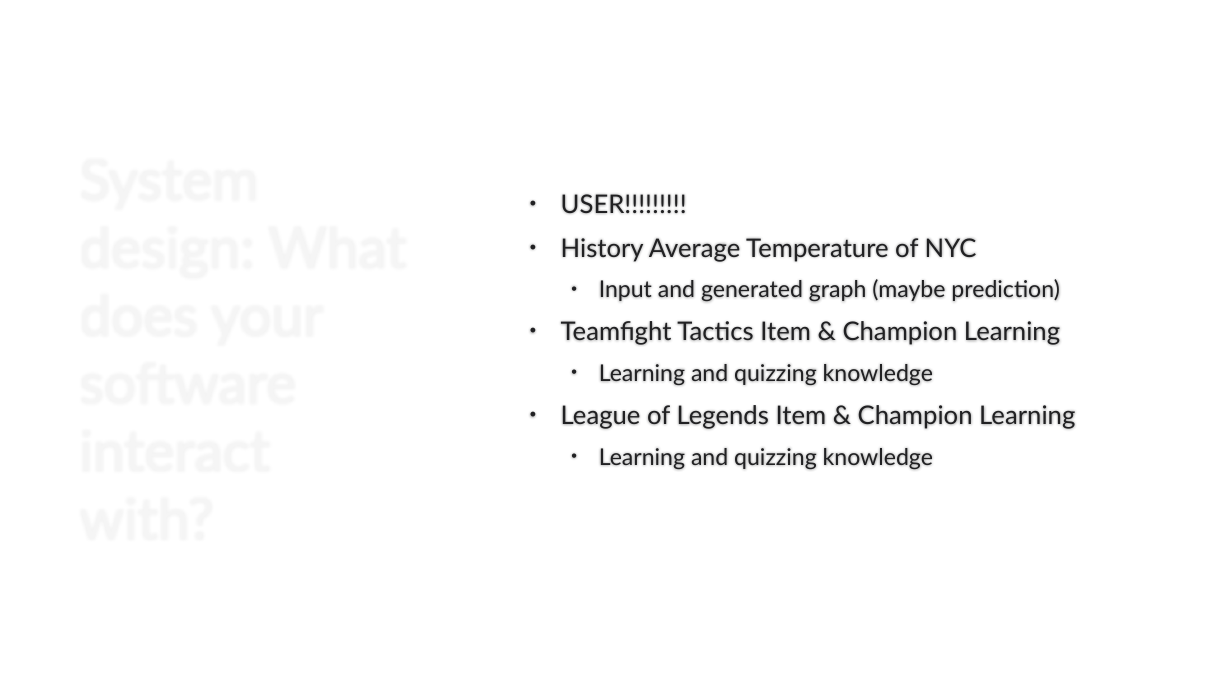
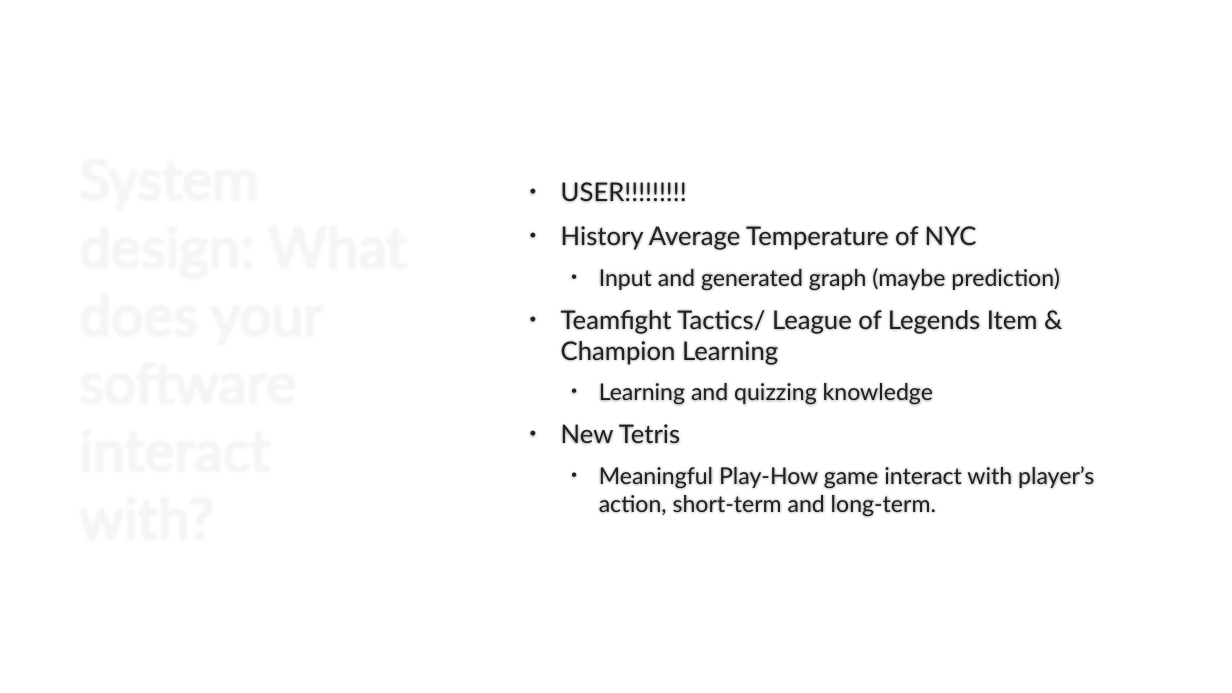
Before and after one commit to doveliyuchen/Final-Project, a slide deck: slide 6 of idea.pptx (slide 8 before the commit). Drawn at 1232x693 pixels with LibreOffice and Linux fonts; fonts in the diff are those of the drawing; background and template pictures are left out. Boxes give left, top, right and bottom in pixels: in the first picture for what was removed or moved away, otherwise in the second. Text is boxed around its words. In the diff, an @@ line names an element or a change of style, - is before the commit and + after.

```diff
--- a/idea.pptx
+++ b/idea.pptx
@@ text at box(561, 310, 1038, 365): text changed @@
-• Teamfight Tactics Item & Champion Learning
+• Teamfight Tactics/ League of Legends Item & Champion Learning
@@ text at box(561, 424, 1094, 517): text changed; size 20 to 18 pt @@
-• League of Legends Item & Champion Learning
-  • Learning and quizzing knowledge
+• New Tetris
+  • Meaningful Play-How game interact with player’s action, short-term and long-term.
```
Also in this commit, not shown: 3 other slides changed, 1 slide added, 2 slides removed.
